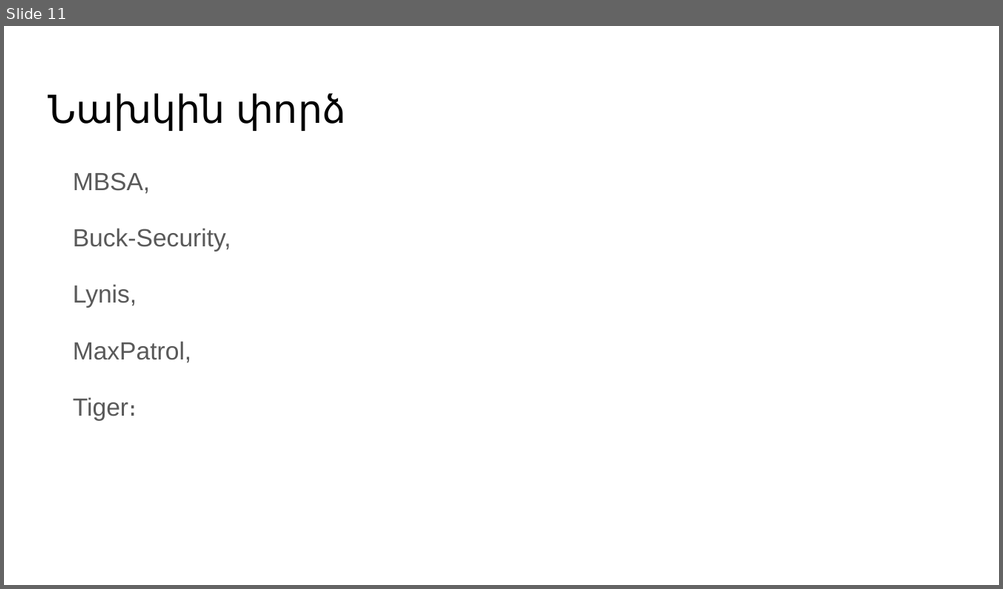
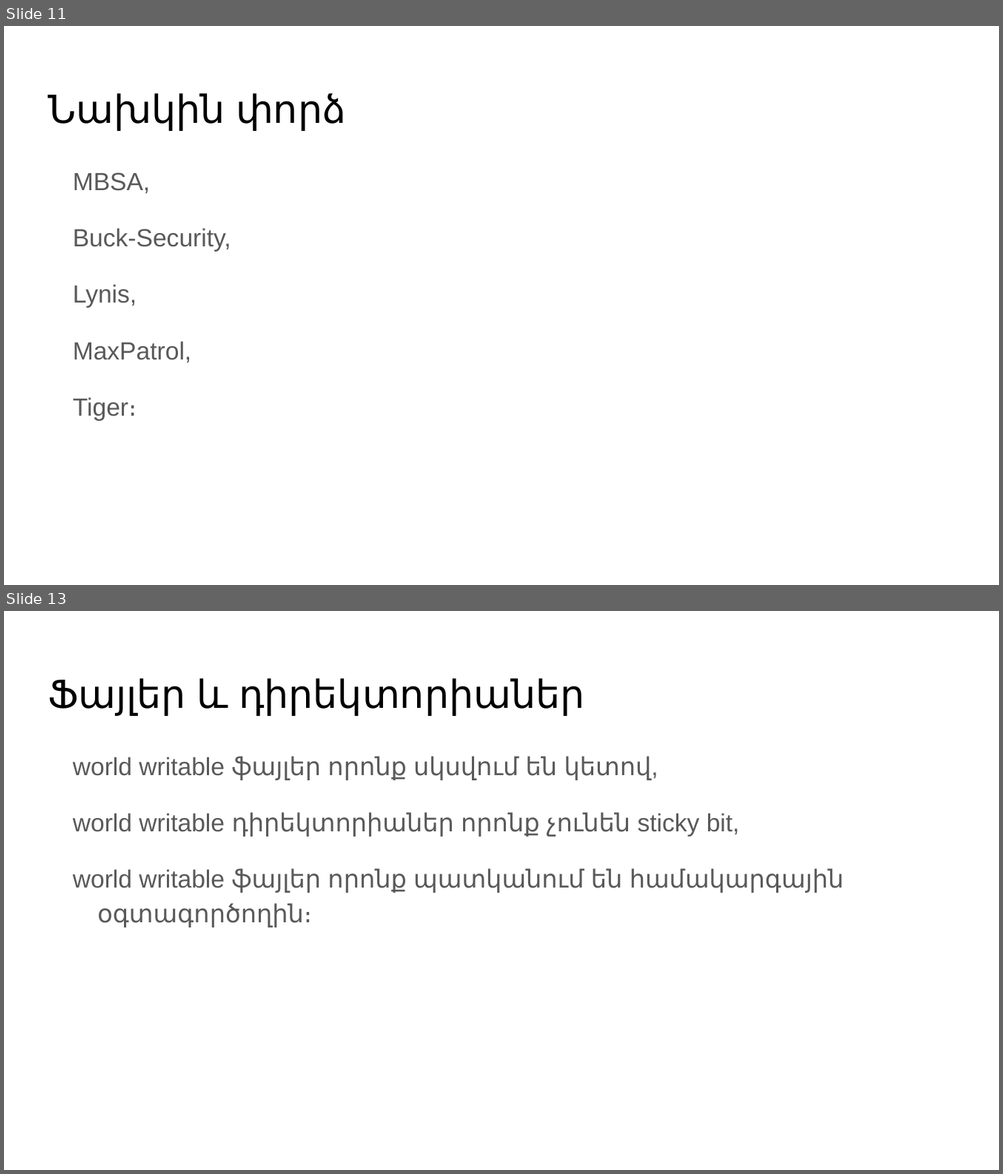
Before and after one commit to axper/lmap, a slide deck: tex/2016/presentation/presentation.pptx. Shown one above the other, each under a label of ours: slide 11 before the commit, slides 11 and 13 after it; the slides between them are not shown. The pictures are 1003x589 and 1003x1174 pixels, drawn with LibreOffice and Linux fonts; fonts in the diff are those of the drawing. Boxes give left, top, right and bottom in pixels: in the first picture for what was removed or moved away, otherwise in the second. Text is boxed around its words. In the diff, an @@ line names an element or a change of style, - is before the commit and + after.

```diff
--- a/tex/2016/presentation/presentation.pptx
+++ b/tex/2016/presentation/presentation.pptx
@@ slide 13 added at bbox=[4, 611, 999, 1170], background #FFFFFF @@
@@ title added at bbox=[48, 678, 584, 716], 28 pt, text #000000 @@
+Ֆայլեր և դիրեկտորիաներ
@@ text added at bbox=[73, 756, 844, 928], 18 pt, text #595959 @@
+world writable ֆայլեր որոնք սկսվում են կետով,
+world writable դիրեկտորիաներ որոնք չունեն sticky bit,
+world writable ֆայլեր որոնք պատկանում են համակարգային օգտագործողին։
```
Also in this commit, not shown: 7 slides changed, 5 other slides added, 2 other files.
